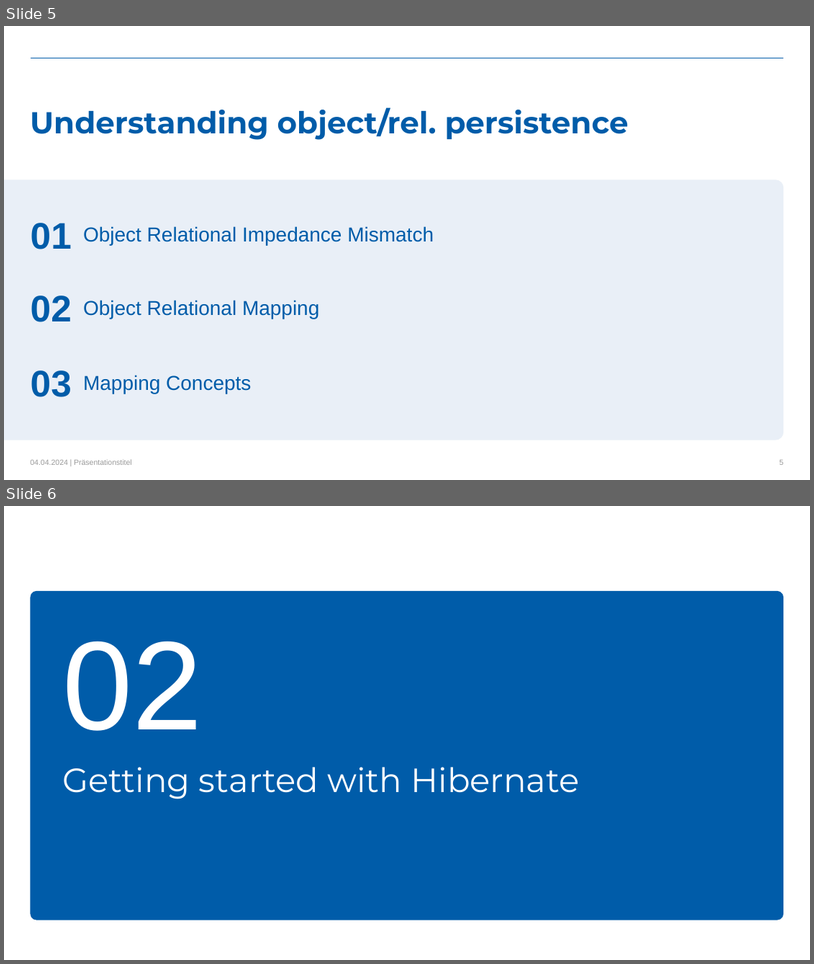
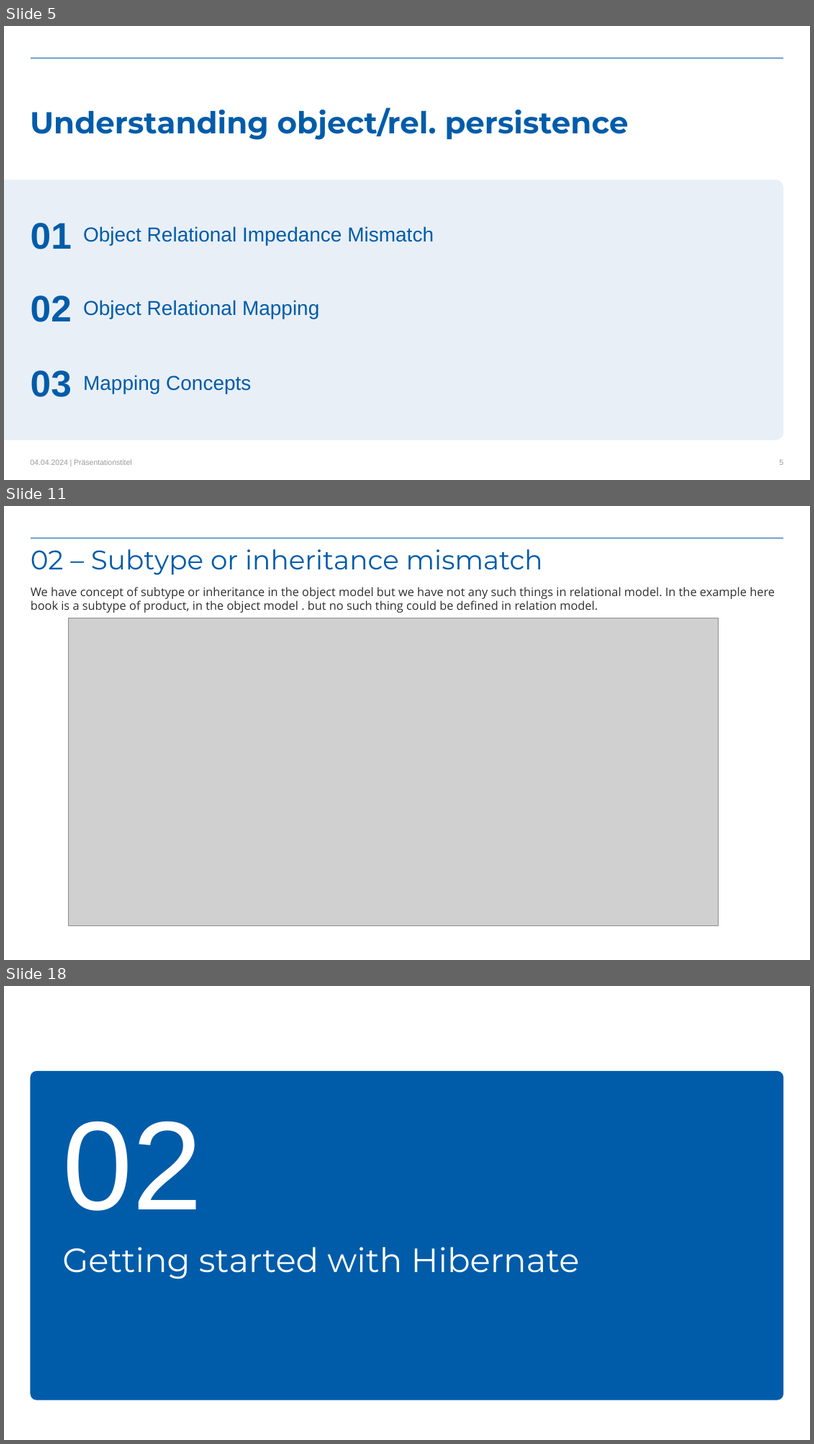
Before and after one commit to kovacivo/hibernate_basics, a slide deck: Hibernate_training-level_basic.pptx. Shown one above the other, each under a label of ours: slides 5 and 6 before the commit, slides 5, 11 and 18 after it; the slides between them are not shown. The pictures are 814x964 and 814x1444 pixels, drawn with LibreOffice and Linux fonts; fonts in the diff are those of the drawing; grey boxes stand for pictures; background and template pictures are left out. Boxes give left, top, right and bottom in pixels: in the first picture for what was removed or moved away, otherwise in the second. Text is boxed around its words. In the diff, an @@ line names an element or a change of style, - is before the commit and + after.

```diff
--- a/Hibernate_training-level_basic.pptx
+++ b/Hibernate_training-level_basic.pptx
@@ slide 11 added at box(4, 506, 810, 960), background #FFFFFF; not listed: 1 template element that a slide beside it also shows @@
@@ title added at box(31, 549, 543, 575), 32 pt, text #005CA9 @@
+02 – Subtype or inheritance mismatch
@@ text added at box(31, 587, 775, 613), 14 pt, text #2E2E2E @@
+We have concept of subtype or inheritance in the object model but we have not any such things in relational model. In the example here book is a subtype of product, in the object model . but no such thing could be defined in relation model.
@@ picture added at box(68, 618, 718, 926) @@
@@ what was slide 6 is now slide 18 @@
```
Also in this commit, not shown: 2 slides changed, 24 other slides added.
